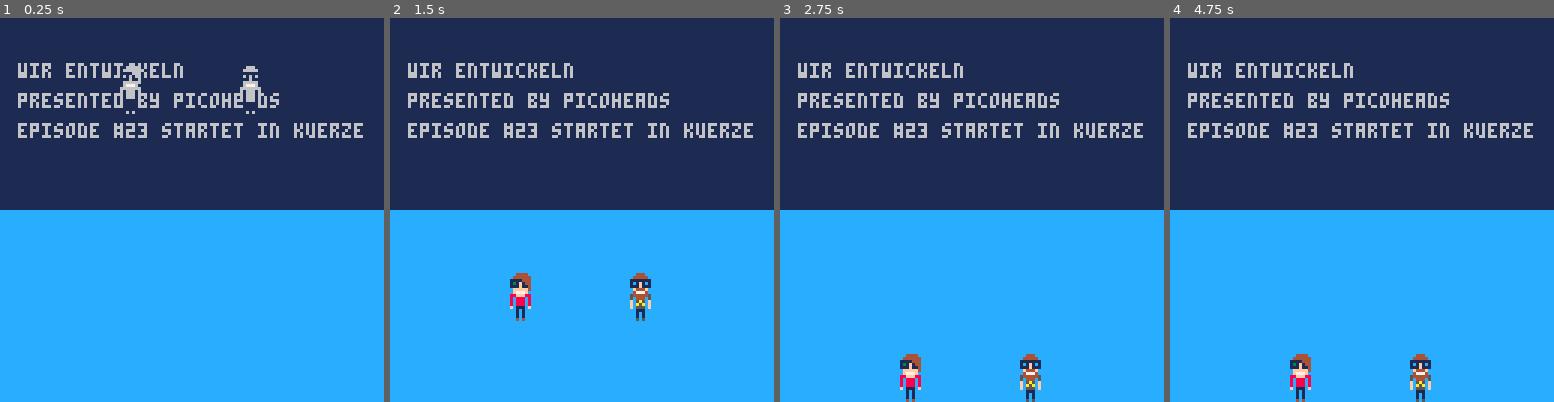
Above: before the commit, frames 1-4 (left to right).
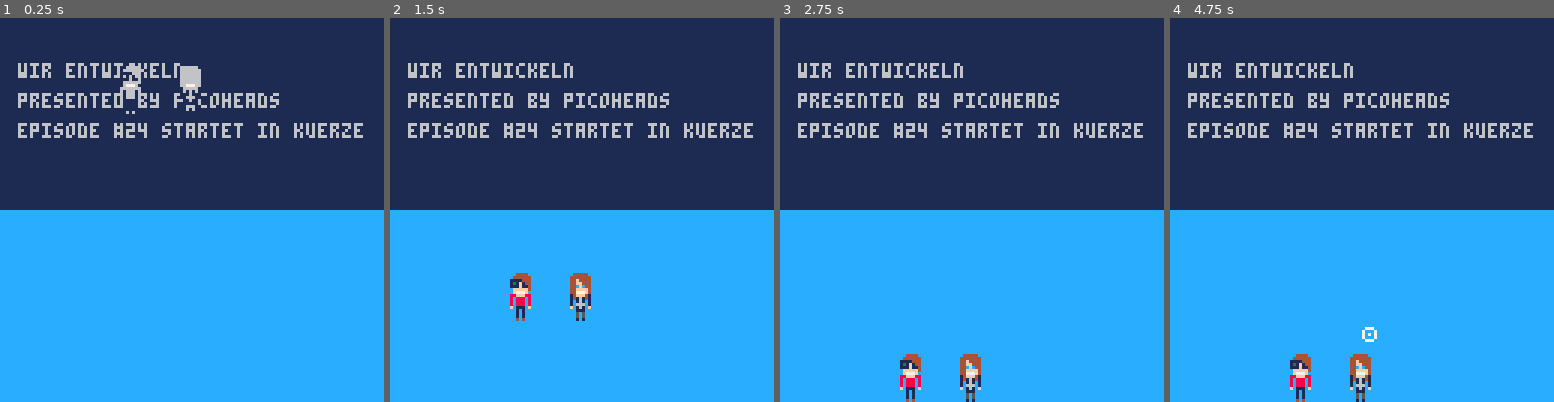
Above: after the commit, the same moments.

Repository: zothynine/picoheads
Game: PICO-8 cartridge starting-soon.p8
Two runs of this game, one before a commit and one after it. Both use one fixed random seed, a clock stepped at 60 frames per second and the inputs below.
Inputs:
- Up to frame 1 (0.25 s): no input
- Up to frame 2 (1.5 s): tap X (X key) at 0.33, 1.07 s; tap O (Z key) at 0.7 s
- Up to frame 3 (2.75 s): hold Right 1.6-2.1 s; tap O (Z key) at 1.7, 2.1, 2.5 s; tap X (X key) at 1.85 s; hold Up 2.15-2.42 s; hold Right from 2.47 s (still down)
- Up to frame 4 (4.75 s): tap O (Z key) every 0.4 s from 2.9 to 4.5 s; tap X (X key) at 2.97, 4.08 s; release Right at 3.03 s; hold Left 3.08-3.58 s; hold Down 3.63-3.97 s; hold Right 4.02-4.68 s; hold Up from 4.73 s (still down)

The runs differ from the first frame. In frame 1, 0.7% of the frame differs, in the area x 35-68%, y 12-32%; in frame 2, 1.0%; in frame 3, 1.0%; in frame 4, 1.1%, in the area x 35-68%, y 27-100%.

Commit message:
Vorbereitungen Episode 24

Diff:
--- a/intro.p8
+++ b/intro.p8
@@ -12,8 +12,8 @@
 		ln4="",
 		txt1="wir entwickeln",
 		txt2="presented by picoheads",
-		txt3="episode #23:",
-		txt4="stop and go!",
+		txt3="episode #24:",
+		txt4="achtung, feind von unten!",
 		x=6,
 		ln1_y=15,
 		ln2_y=26,
--- a/outro.p8
+++ b/outro.p8
@@ -19,27 +19,29 @@
 	if (time()>30) music(-1,1000)
 
 	timer+=1
-	local _mtrigger = 45
-	--local _itrigger = 23 --guest
-	local _ktrigger = 90
+	local _mtrigger = 45 --mario
+	local _itrigger = 23 --guest
+	-- local _ktrigger = 90 --klemens
 	if (timer==120) timer=0
 	if time()>15 then
 		y=mid(-16,y-1, 112)
 	end
 
 	if y>60 then
+		--mario
 		if timer==_mtrigger then
 			add(bubbles,{bx=mx+4,by=y+6,s=flr(rnd(4))})
 		end
 
 		--guest
-		-- if timer==_itrigger then
-		-- 	add(bubbles,{bx=ix+4,by=y+6,s=flr(rnd(4))})
+		if timer==_itrigger then
+			add(bubbles,{bx=ix+4,by=y+6,s=flr(rnd(4))})
+		end
+
+		--klemens
+		-- if timer==_ktrigger then
+		-- 	add(bubbles,{bx=kx+4,by=y+6,s=flr(rnd(4))})
 		-- end
-
-		if timer==_ktrigger then
-			add(bubbles,{bx=kx+4,by=y+6,s=flr(rnd(4))})
-		end
 	end
 
 	if (y>54 and y<64) addsplashes()
@@ -75,19 +77,19 @@
 	add(splashes,{d="r",x=mx+7,y=_y,lt=flr(rnd(6))})
 	add(splashes,{d="r",x=mx+7,y=_y,lt=flr(rnd(6))})
 	--guest
-	-- add(splashes,{d="l",x=ix,y=_y,lt=flr(rnd(6))})
-	-- add(splashes,{d="l",x=ix,y=_y,lt=flr(rnd(6))})
-	-- add(splashes,{d="l",x=ix,y=_y,lt=flr(rnd(6))})
-	-- add(splashes,{d="r",x=ix+7,y=_y,lt=flr(rnd(6))})
-	-- add(splashes,{d="r",x=ix+7,y=_y,lt=flr(rnd(6))})
-	-- add(splashes,{d="r",x=ix+7,y=_y,lt=flr(rnd(6))})
+	add(splashes,{d="l",x=ix,y=_y,lt=flr(rnd(6))})
+	add(splashes,{d="l",x=ix,y=_y,lt=flr(rnd(6))})
+	add(splashes,{d="l",x=ix,y=_y,lt=flr(rnd(6))})
+	add(splashes,{d="r",x=ix+7,y=_y,lt=flr(rnd(6))})
+	add(splashes,{d="r",x=ix+7,y=_y,lt=flr(rnd(6))})
+	add(splashes,{d="r",x=ix+7,y=_y,lt=flr(rnd(6))})
 	--klemens
-	add(splashes,{d="l",x=kx,y=_y,lt=flr(rnd(6))})
-	add(splashes,{d="l",x=kx,y=_y,lt=flr(rnd(6))})
-	add(splashes,{d="l",x=kx,y=_y,lt=flr(rnd(6))})
-	add(splashes,{d="r",x=kx+7,y=_y,lt=flr(rnd(6))})
-	add(splashes,{d="r",x=kx+7,y=_y,lt=flr(rnd(6))})
-	add(splashes,{d="r",x=kx+7,y=_y,lt=flr(rnd(6))})
+	-- add(splashes,{d="l",x=kx,y=_y,lt=flr(rnd(6))})
+	-- add(splashes,{d="l",x=kx,y=_y,lt=flr(rnd(6))})
+	-- add(splashes,{d="l",x=kx,y=_y,lt=flr(rnd(6))})
+	-- add(splashes,{d="r",x=kx+7,y=_y,lt=flr(rnd(6))})
+	-- add(splashes,{d="r",x=kx+7,y=_y,lt=flr(rnd(6))})
+	-- add(splashes,{d="r",x=kx+7,y=_y,lt=flr(rnd(6))})
 end
 
 function pixel_under_water(c,r)
@@ -97,12 +99,12 @@
 function _draw()
 	cls()
 	map(0,0,0,0,16,16)
-	print("das war episode #23",txt_x,y-97,6)
+	print("das war episode #24",txt_x,y-97,6)
 	print("vielen dank fuers zusehen",txt_x,y-87,6)
 	print("bis zum naechsten mal",txt_x,y-77,6)
-	spr(0,mx,y,1,2)
-	-- spr(33,ix,y,1,2) --guest
-	spr(32,kx,y,1,2)
+	spr(0,mx,y,1,2) --mario
+	spr(33,ix,y,1,2) --guest
+	-- spr(32,kx,y,1,2) --klemens
 	--print("wir danken:",txt_x,y+20,6)
 	--print("gerlinde hinterleitner",txt_x,y+30,6)
 	--print("daniel koller",txt_x,y+37,6)
@@ -110,7 +112,7 @@
 	print("wir danken",txt_x,y+25,6)
 	print("der tollen community",txt_x,y+35,6)
 	print("auf derstandard.at",txt_x,y+45,6)
-	print("episode #24 am 19.2. - 19:00",txt_x,y+55,7)
+	print("episode #25 am 26.2. - 19:00",txt_x,y+55,7)
 	print("auf dst.at/picoheads",txt_x,y+65,7)
 	print("twitter:",txt_x,y+90,7)
 	print("@freddychops, @zothynine",txt_x,y+100,7)
@@ -121,12 +123,10 @@
 		for colm=0,8 do
 			if not pixel_under_water(colm,row) then
 				local mpixel = pget(mx+colm,y+row)
-				-- local ipixel = pget(ix+colm,y+row) --guest
-				local kpixel = pget(kx+colm,y+row)
+				local ipixel = pget(ix+colm,y+row) --guest
+				-- local kpixel = pget(kx+colm,y+row)
 
 				--mario
-
-
  				if mpixel != 1
  							and mpixel >= 1
  							and mpixel != 7 then
@@ -134,19 +134,18 @@
  				end
 
 				--guest
- 				-- if ipixel != 1
- 				-- 			and ipixel >= 1
- 				-- 			and ipixel != 7 then
- 				-- 	pset(ix+colm,y+row,6)
+ 				if ipixel != 1
+ 							and ipixel >= 1
+ 							and ipixel != 7 then
+ 					pset(ix+colm,y+row,6)
+ 				end
+
+				--klemens
+ 				-- if kpixel != 1
+ 				-- 			and kpixel >= 1
+ 				-- 			and kpixel != 7 then
+ 				-- 	pset(kx+colm,y+row,6)
  				-- end
-
-				--klemens
-
- 				if kpixel != 1
- 							and kpixel >= 1
- 							and kpixel != 7 then
- 					pset(kx+colm,y+row,6)
- 				end
 			end
 		end
 	end
--- a/starting-soon.p8
+++ b/starting-soon.p8
@@ -15,25 +15,27 @@
 
 function _update60()
 	timer+=1
-	local _mtrigger = 45
-	--local _itrigger = 23 --guest
-	local _ktrigger = 90
+	local _mtrigger = 45 --mario
+	local _itrigger = 23 --guest
+	-- local _ktrigger = 90 --klemens
 	if (timer==120) timer=0
 	y=mid(0,y+1, 112)
 
 	if y==112 then
+		--mario
 		if timer==_mtrigger then
 			add(bubbles,{bx=mx+4,by=y+6,s=flr(rnd(4))})
 		end
 
 		--guest
-		-- if timer==_itrigger then
-		-- 	add(bubbles,{bx=ix+4,by=y+6,s=flr(rnd(4))})
+		if timer==_itrigger then
+			add(bubbles,{bx=ix+4,by=y+6,s=flr(rnd(4))})
+		end
+
+		--klemens
+		-- if timer==_ktrigger then
+		-- 	add(bubbles,{bx=kx+4,by=y+6,s=flr(rnd(4))})
 		-- end
-
-		if timer==_ktrigger then
-			add(bubbles,{bx=kx+4,by=y+6,s=flr(rnd(4))})
-		end
 	end
 
 	if (y>54 and y<64) addsplashes()
@@ -79,19 +81,19 @@
 	add(splashes,{d="r",x=mx+7,y=_y,lt=flr(rnd(6))})
 	add(splashes,{d="r",x=mx+7,y=_y,lt=flr(rnd(6))})
 	--guest
-	-- add(splashes,{d="l",x=ix,y=_y,lt=flr(rnd(6))})
-	-- add(splashes,{d="l",x=ix,y=_y,lt=flr(rnd(6))})
-	-- add(splashes,{d="l",x=ix,y=_y,lt=flr(rnd(6))})
-	-- add(splashes,{d="r",x=ix+7,y=_y,lt=flr(rnd(6))})
-	-- add(splashes,{d="r",x=ix+7,y=_y,lt=flr(rnd(6))})
-	-- add(splashes,{d="r",x=ix+7,y=_y,lt=flr(rnd(6))})
+	add(splashes,{d="l",x=ix,y=_y,lt=flr(rnd(6))})
+	add(splashes,{d="l",x=ix,y=_y,lt=flr(rnd(6))})
+	add(splashes,{d="l",x=ix,y=_y,lt=flr(rnd(6))})
+	add(splashes,{d="r",x=ix+7,y=_y,lt=flr(rnd(6))})
+	add(splashes,{d="r",x=ix+7,y=_y,lt=flr(rnd(6))})
+	add(splashes,{d="r",x=ix+7,y=_y,lt=flr(rnd(6))})
 	--klemens
-	add(splashes,{d="l",x=kx,y=_y,lt=flr(rnd(6))})
-	add(splashes,{d="l",x=kx,y=_y,lt=flr(rnd(6))})
-	add(splashes,{d="l",x=kx,y=_y,lt=flr(rnd(6))})
-	add(splashes,{d="r",x=kx+7,y=_y,lt=flr(rnd(6))})
-	add(splashes,{d="r",x=kx+7,y=_y,lt=flr(rnd(6))})
-	add(splashes,{d="r",x=kx+7,y=_y,lt=flr(rnd(6))})
+	-- add(splashes,{d="l",x=kx,y=_y,lt=flr(rnd(6))})
+	-- add(splashes,{d="l",x=kx,y=_y,lt=flr(rnd(6))})
+	-- add(splashes,{d="l",x=kx,y=_y,lt=flr(rnd(6))})
+	-- add(splashes,{d="r",x=kx+7,y=_y,lt=flr(rnd(6))})
+	-- add(splashes,{d="r",x=kx+7,y=_y,lt=flr(rnd(6))})
+	-- add(splashes,{d="r",x=kx+7,y=_y,lt=flr(rnd(6))})
 end
 
 function pixel_under_water(c,r)
@@ -103,10 +105,10 @@
 	map(0,0,0,0,16,16)
 	print("wir entwickeln",6,15,6)
 	print("presented by picoheads",6,25,6)
-	print("episode #23 startet in kuerze",6,35,6)
-	spr(0,mx,y,1,2)
-	--spr(33,ix,y,1,2) --guest
-	spr(32,kx,y,1,2)
+	print("episode #24 startet in kuerze",6,35,6)
+	spr(0,mx,y,1,2) --mario
+	spr(33,ix,y,1,2) --guest
+	-- spr(32,kx,y,1,2) --klemens
 
 
 	for row=0,16 do
@@ -126,19 +126,18 @@
  				end
 
 				--guest
- 				-- if ipixel != 1
- 				-- 			and ipixel >= 1
- 				-- 			and ipixel != 7 then
- 				-- 	pset(ix+colm,y+row,6)
+ 				if ipixel != 1
+ 							and ipixel >= 1
+ 							and ipixel != 7 then
+ 					pset(ix+colm,y+row,6)
+ 				end
+
+				--klemens
+ 				-- if kpixel != 1
+ 				-- 			and kpixel >= 1
+ 				-- 			and kpixel != 7 then
+ 				-- 	pset(kx+colm,y+row,6)
  				-- end
-
-				--klemens
-
- 				if kpixel != 1
- 							and kpixel >= 1
- 							and kpixel != 7 then
- 					pset(kx+colm,y+row,6)
- 				end
 			end
 		end
 	end
